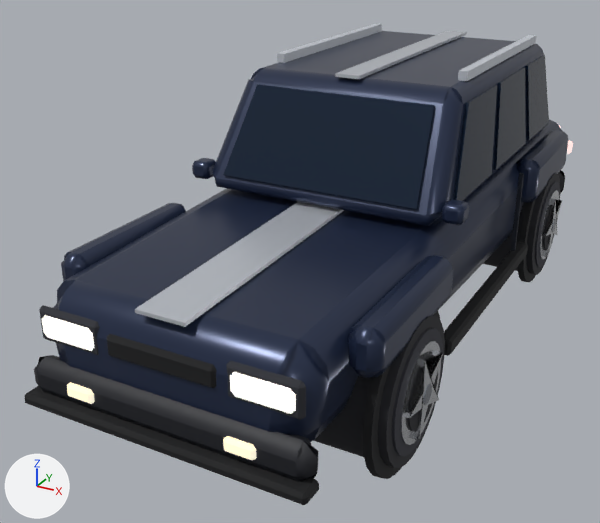
Renders of the glTF model examples/pine-ridge-rally/models/car_suvl.glb from each side of a commit.
The view is the same before and after, from a 50 mm camera at (2.39, -5.31, 2.98) aimed at (-0.33, -0.36, 0.51). The axes (+X, +Y, +Z) are drawn at lower left. The lights are the same throughout. The first picture is the older version. Vertices at exactly the same position are counted once.

Before the edit, the objects in view are built like this:
```python
me_body = bpy.data.meshes.new('body')
me_body.from_pydata(...)  # 1388 vertices, 2588 faces; spans x -1.05..1.04, y -2.56..2.62, z -0.52..1.5
me_body.materials.append(mat_metal_0_4_rough_0_28)
me_body.materials.append(mat_metal_0_5_rough_0_06)
me_body.materials.append(mat_metal_0_1_rough_0_55)
me_body.materials.append(mat_rough_0_85)
me_body.materials.append(mat_glow_0_95_rough_0_2)
me_body.materials.append(mat_glow_0_6_rough_0_2)
me_body.materials.append(mat_glow_0_9_rough_0_2)
me_body.materials.append(mat_glow_0_75_rough_0_2)
me_body.materials.append(mat_metal_0_95_rough_0_16)
me_body.materials.append(mat_metal_0_2_rough_0_5)
me_wheel_fr = bpy.data.meshes.new('wheel_fr')
me_wheel_fr.from_pydata(...)  # 232 vertices, 440 faces; spans x -0.312..0.312, y -0.438..0.438, z -0.438..0.438
# faces by material slot: [276, 164]
me_wheel_fr.materials.append(mat_rough_0_85)
me_wheel_fr.materials.append(mat_metal_0_95_rough_0_16)
me_wheel_rr = bpy.data.meshes.new('wheel_rr')
me_wheel_rr.from_pydata(...)  # 232 vertices, 440 faces; spans x -0.312..0.312, y -0.438..0.438, z -0.438..0.438
# faces by material slot: [276, 164]
me_wheel_rr.materials.append(mat_rough_0_85)
me_wheel_rr.materials.append(mat_metal_0_95_rough_0_16)
ob_body = bpy.data.objects.new('body', me_body)
ob_body.location = (0.0, 0.0, 0.438)
ob_wheel_fr = bpy.data.objects.new('wheel_fr', me_wheel_fr)
ob_wheel_fr.location = (0.8, -1.5, 0.438)
ob_wheel_rr = bpy.data.objects.new('wheel_rr', me_wheel_rr)
ob_wheel_rr.location = (0.8, 1.469, 0.438)
```
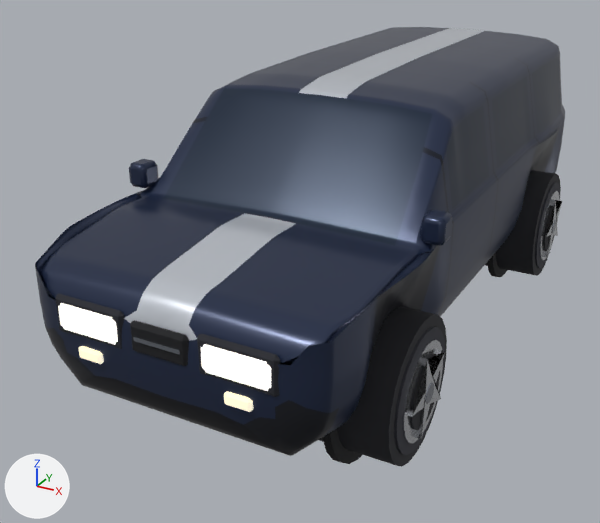
Patch to the scene script:
```diff
--- a/examples/pine-ridge-rally/models/car_suvl.glb.py
+++ b/examples/pine-ridge-rally/models/car_suvl.glb.py
@@ me_body @@
 # used by ob_body; location = (0.0, 0.0, 0.438)
-me_body.from_pydata(...)  # 1388 vertices, 2588 faces; spans x -1.05..1.04, y -2.56..2.62, z -0.52..1.5
+me_body.from_pydata(...)  # 4690 vertices, 9304 faces; spans x -1.08..1.08, y -2.46..2.47, z -0.52..1.46
+# me_body part 1: the loose piece of 48 vertices spanning x -0.99..-0.86, y -0.75..-0.6, z 0.72..0.84 is scaled about its middle by (1, 1.11, 1.39), then moved by (-0.08, -0.57, 0.11)
+# me_body part 2: the loose piece of 48 vertices spanning x 0.86..0.99, y -0.75..-0.6, z 0.72..0.84 is scaled about its middle by (1, 1.11, 1.39), then moved by (0.08, -0.57, 0.11)
+# me_body part 3: the loose piece of 48 vertices spanning x -0.8..-0.43, y -2.46..-2.39, z 0.31..0.46 is scaled about its middle by (1.11, 0.759, 1.21), then moved by (0.15, 0.0, 0.09)
+# me_body part 4: the loose piece of 48 vertices spanning x 0.43..0.8, y -2.46..-2.39, z 0.31..0.46 is scaled about its middle by (1.11, 0.759, 1.21), then moved by (-0.15, 0.0, 0.09)
+# me_body part 5: the loose piece of 24 vertices spanning x -0.35..0.35, y -2.46..-2.39, z 0.31..0.45 is scaled about its middle by (0.5, 0.778, 1.43), then moved by (0.0, 0.0, 0.1)
+# me_body part 6: the loose piece of 48 vertices spanning x 0.95..1.0, y -2.02..-0.98, z -0.52..0.52 is moved by (-0.25, 0.02, 0.0)
+# me_body part 7: the loose piece of 48 vertices spanning x 0.95..1.0, y 0.95..1.99, z -0.52..0.52 is moved by (-0.25, -0.02, 0.0)
+# me_body part 8: a new loose piece, a box spanning x -0.144..0.144, y -2.456..-2.406, z 0.469..0.494, in mat_metal_0_95_rough_0_16
+# me_body part 9: the loose piece of 24 vertices spanning x 0.74..0.99, y 2.42..2.49, z 0.35..0.47 is scaled about its middle by (1.13, 0.618, 1.04), then moved by (-0.36, -0.03, 0.14)
+# me_body part 10: the loose piece of 72 vertices spanning x -0.94..0.94, y -2.44..2.44, z -0.09..0.71 is rebuilt with 4074 vertices and now spans x -1.02..1.02, y -2.44..2.44, z -0.09..1.46
+# me_body part 11: a new loose piece of 24 vertices spanning x -0.7..-0.23, y -2.44..-2.39, z 0.37..0.6, in mat_rough_0_85
+# me_body part 12: a new loose piece of 24 vertices spanning x 0.23..0.7, y -2.44..-2.39, z 0.37..0.6, in mat_rough_0_85
+# me_body part 13: 29 loose pieces with 748 vertices, spanning x -1.04..1.04, y -2.56..2.62, z -0.1..1.5, are deleted
+# me_body part 14: 2 vertices moved within x -0.39..0.39, y -2.42, z 0.31; 54 vertices removed from x -0.83..0.83, y -2.44..-0.58, z 0.28..0.67; 46 vertices added at x -0.55..0.55, y -2.46..-2.4, z 0.25..0.32
+# other edits to the shape of me_body do not show in these pictures
 me_body.materials.append(mat_metal_0_4_rough_0_28)
-me_body.materials.append(mat_metal_0_5_rough_0_06)
-me_body.materials.append(mat_metal_0_1_rough_0_55)
 me_body.materials.append(mat_rough_0_85)
@@ me_body @@
 me_body.materials.append(mat_metal_0_95_rough_0_16)
-me_body.materials.append(mat_metal_0_2_rough_0_5)
@@ ob_wheel_fr @@
 ob_wheel_fr = bpy.data.objects.new('wheel_fr', me_wheel_fr)
-ob_wheel_fr.location = (0.8, -1.5, 0.438)
+ob_wheel_fr.location = (0.806, -1.482, 0.438)
@@ ob_wheel_rr @@
 ob_wheel_rr = bpy.data.objects.new('wheel_rr', me_wheel_rr)
-ob_wheel_rr.location = (0.8, 1.469, 0.438)
+ob_wheel_rr.location = (0.806, 1.449, 0.438)
```

Boxes [x1, y1, x2, y2] around the edits, measured in the pictures (600 x 523 px; the box of a moved part takes in the faces that stretch with it):
'body', reshaped (9% shorter)
    before: [25, 24, 573, 505]
    after: [35, 27, 565, 464]
'wheel_fr', moved
    before: [314, 315, 445, 468]
    after: [319, 307, 447, 467]
'wheel_rr', moved
    before: [483, 173, 562, 275]
    after: [485, 170, 562, 276]
part 1 of me_body, moved or reshaped
    before: [192, 158, 216, 179]
    after: [129, 159, 158, 188]
part 2 of me_body, moved or reshaped
    before: [442, 199, 469, 225]
    after: [421, 210, 452, 246]
part 3 of me_body, moved or reshaped
    before: [42, 315, 94, 351]
    after: [58, 303, 118, 345]
part 4 of me_body, moved or reshaped
    before: [230, 372, 296, 414]
    after: [201, 344, 271, 391]
part 5 of me_body, moved or reshaped
    before: [107, 334, 217, 388]
    after: [130, 320, 189, 366]
part 6 of me_body, moved or reshaped
    before: [363, 311, 440, 479]
    after: [322, 429, 362, 464]
part 7 of me_body, moved or reshaped
    before: [518, 199, 536, 282]
    after: [487, 252, 507, 277]
part 8 of me_body, added
    after: [133, 336, 180, 355]
part 9 of me_body, moved or reshaped (not visible afterwards)
    before: [567, 140, 573, 154]
part 10 of me_body, rebuilt
    before: [53, 120, 562, 442]
    after: [35, 27, 565, 456]
part 11 of me_body, added
    after: [55, 293, 124, 349]
part 12 of me_body, added
    after: [197, 334, 280, 397]
part 13 of me_body, deleted
    before: [25, 24, 568, 505]
part 14 of me_body, moved or reshaped
    before: [39, 202, 344, 420]
    after: [79, 346, 253, 412]
